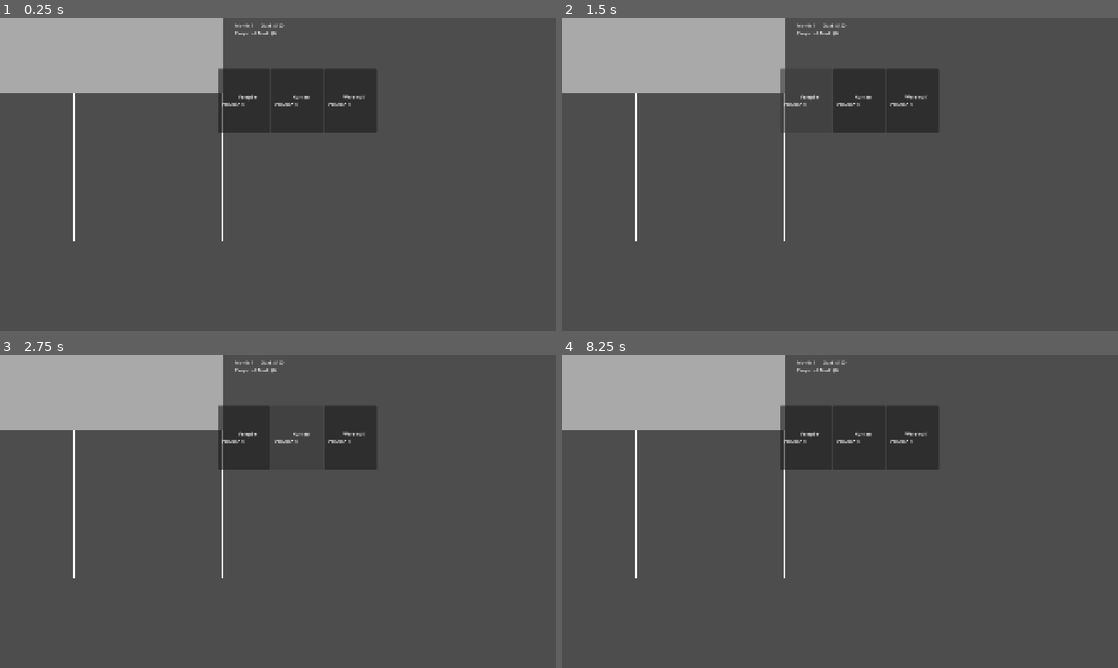
Above: before the commit, frames 1-4 (two rows, left to right).
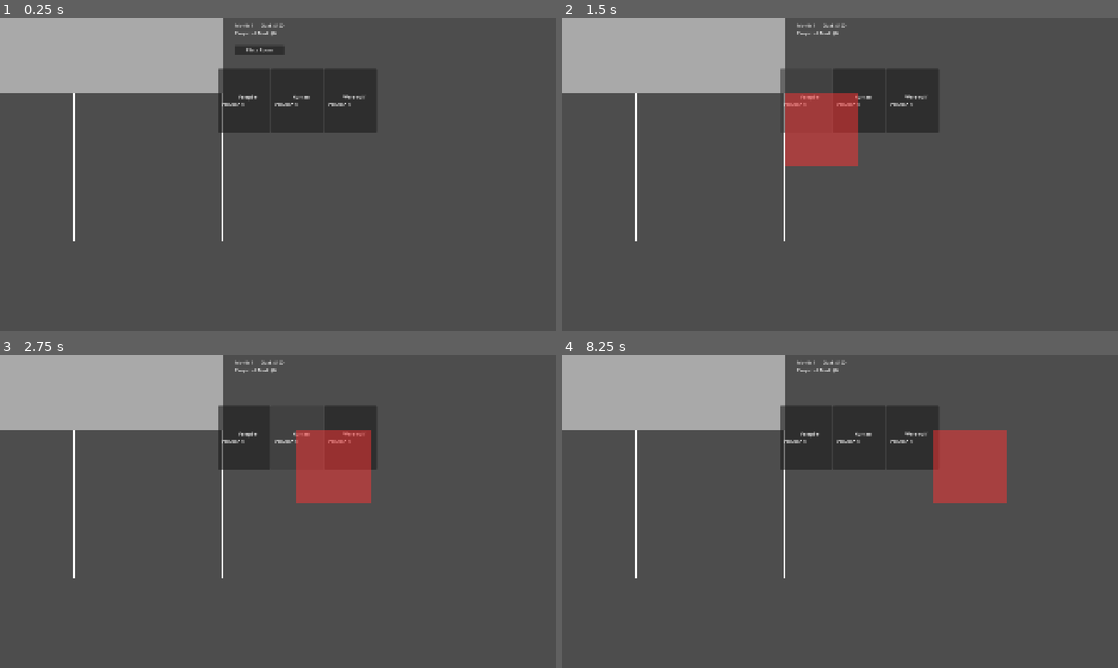
Above: after the commit, the same moments.

Repository: InnocentFishGames/MonsterLandlord
Game: Godot game, scene res://main/game/game.tscn
The game is run twice, just before and just after one commit, with the same random seed, the same clock (stepped at 60 frames per second) and the same inputs.
Inputs (mouse positions are in pixels of both pictures, inside the frame that each line leads up to):
- Up to frame 1 (0.25 s): no input
- Up to frame 2 (1.5 s): click (823, 49) at 0.5 s, where only the run after the commit has a clickable "Place Room"; click (806, 99) at 1.25 s
- Up to frame 3 (2.75 s): click (300, 436) at 2.02 s
- Up to frame 4 (8.25 s): click (912, 436) at 2.77 s; click (806, 436) at 3.5 s; click (862, 436) at 4.27 s; click (912, 436) at 5.02 s; click (806, 436) at 5.75 s; click (862, 436) at 6.52 s; click (912, 436) at 7.27 s; tap Enter at 8 s; move the mouse to (962, 495) at 8.02 s; click (962, 495) at 8.17 s

The runs differ from the first frame. In frame 1, 0.2% of the frame differs, in the area x 42-52%, y 9-12%; in frame 2, 3.1%; in frame 3, 3.1%, in the area x 53-67%, y 24-48%; in frame 4, 3.1%.

Commit message:
commit after using cursor

Diff:
--- a/main/game/game.gd
+++ b/main/game/game.gd
@@ -103,6 +103,14 @@
 		_on_restart_requested
 	)
 
+	hud.place_room_requested.connect(
+		_on_place_room_requested
+	)
+
+	placement_controller.placement_cancelled.connect(
+		_on_placement_cancelled
+	)
+
 	# Begin gameplay only after configuration and connections succeed.
 	if not _create_test_rooms():
 		return
@@ -193,6 +201,21 @@
 	# Passing permits advancement; failing offers a fresh run.
 	hud.set_next_month_available(goal_met)
 	hud.set_restart_available(not goal_met)
+	# Room acquisition is only for the active month, not result screens.
+	hud.set_place_room_available(false)
+
+
+func _on_place_room_requested() -> void:
+	# Uses the same Luxury definition as the starting rooms.
+	# This is a test hook, not a reward or purchase.
+	hud.set_place_room_available(false)
+
+	if not placement_controller.start_placement(starting_room_resource):
+		hud.set_place_room_available(true)
+
+
+func _on_placement_cancelled() -> void:
+	hud.set_place_room_available(true)
 
 
 func _on_placement_confirmed(
@@ -207,9 +230,13 @@
 		push_error(
 			"Game: RoomManager failed to add the confirmed room."
 		)
+		hud.set_place_room_available(true)
 		return
 
 	placement_controller.finish_placement()
+	hud.set_place_room_available(true)
+	# The new room is empty, so projected rent may change once tenants move.
+	_clear_rent_preview()
 
 
 func _on_tenant_hovered(
@@ -303,6 +330,8 @@
 		month_manager.rent_goal
 	)
 
+	hud.set_place_room_available(true)
+
 	# Clear any cached preview and display rent from tenants who stayed.
 	_clear_rent_preview()
 
--- a/main/placement/placement_controller.gd
+++ b/main/placement/placement_controller.gd
@@ -115,21 +115,17 @@
 
 func start_placement(
 	new_room_resource: RoomResource
-) -> void:
+) -> bool:
 	# RoomResource enters the component here.
 	if new_room_resource == null:
 		push_error(
 			"PlacementController: Cannot start placement with a null RoomResource."
 		)
-		return
-
-	# This is a gameplay-state check, not dependency validation.
-	# We cannot start another placement while one is already active.
+		return false
+
+	# Cannot start another placement while one is already active.
 	if room_resource != null:
-		push_warning(
-			"PlacementController: Cannot start a new placement while another placement is active."
-		)
-		return
+		return false
 
 	# Configure the preview before activating placement.
 	# If dimensions are invalid, leave placement inactive.
@@ -137,11 +133,12 @@
 		new_room_resource.size,
 		grid_component.grid_size
 	):
-		return
+		return false
 
 	room_resource = new_room_resource
 
 	placement_preview.show()
+	return true
 
 func release_placement() -> void:
 	# Releasing without an active placement is an invalid state transition.
--- a/main/resolution/rent_result.gd
+++ b/main/resolution/rent_result.gd
@@ -3,4 +3,3 @@
 
 
 var total_rent: int = 0
-var room_rent: Dictionary[RoomInstance, int] = {}
--- a/main/resolution/resolution_manager.gd
+++ b/main/resolution/resolution_manager.gd
@@ -172,7 +172,6 @@
 			context
 		)
 
-		result.room_rent[room_instance] = tenant_rent
 		result.total_rent += tenant_rent
 
 	return result
--- a/main/rooms/room.gd
+++ b/main/rooms/room.gd
@@ -104,7 +104,6 @@
 		tenant_instance
 	)
 
-	# An occupied room rejecting a tenant is normal gameplay.
 	if not was_assigned:
 		return
 
@@ -138,12 +137,7 @@
 
 
 func remove_tenant() -> TenantInstance:
-	# Removing from an empty room is a gameplay-state issue,
-	# not a broken dependency.
 	if not room_instance.is_occupied():
-		push_warning(
-			"Room: Cannot remove tenant because the room is empty."
-		)
 		return null
 
 	var removed_tenant: TenantInstance = (
--- a/main/rooms/room_instance.gd
+++ b/main/rooms/room_instance.gd
@@ -5,8 +5,6 @@
 var room_resource: RoomResource
 var grid_position: Vector2i
 
-# A room starts empty.
-# A TenantInstance can be assigned later.
 var tenant_instance: TenantInstance = null
 
 
@@ -32,10 +30,8 @@
 		)
 		return false
 
+	# Occupied rooms rejecting a new tenant is normal gameplay.
 	if tenant_instance != null:
-		push_warning(
-			"RoomInstance: Cannot assign tenant because the room is already occupied."
-		)
 		return false
 
 	tenant_instance = new_tenant_instance
@@ -44,20 +40,10 @@
 
 func remove_tenant() -> TenantInstance:
 	if tenant_instance == null:
-		push_warning(
-			"RoomInstance: Cannot remove tenant because the room is already empty."
-		)
 		return null
 
 	var removed_tenant: TenantInstance = tenant_instance
-
 	tenant_instance = null
-#We return the removed tenant rather than just deleting the reference because
-#later the game might need to know who left.
-#For example, end-of-month processing could eventually do:
-#Is tenant permanent?
-#NO → remove_tenant()
-#YES → leave them alone
 	return removed_tenant
 
 func is_occupied() -> bool:
--- a/main/rooms/room_manager.gd
+++ b/main/rooms/room_manager.gd
@@ -134,24 +134,7 @@
 func is_grid_position_occupied(
 	grid_position: Vector2i
 ) -> bool:
-	for room_instance: RoomInstance in rooms:
-		var room_start: Vector2i = (
-			room_instance.grid_position
-		)
-
-		var room_end: Vector2i = (
-			room_start + room_instance.room_resource.size
-		)
-
-		if (
-			grid_position.x >= room_start.x
-			and grid_position.x < room_end.x
-			and grid_position.y >= room_start.y
-			and grid_position.y < room_end.y
-		):
-			return true
-
-	return false
+	return get_room_at_grid_position(grid_position) != null
 
 
 func is_full() -> bool:
@@ -174,10 +157,7 @@
 func get_room_at_grid_position(
 	grid_position: Vector2i
 ) -> RoomInstance:
-	# Finds the room occupying a specific grid cell.
-	#
-	# This is useful for gameplay systems that need to inspect nearby
-	# rooms without knowing how RoomManager stores its room collection.
+	# A room occupies every cell in its footprint, not only its origin.
 
 	for room_instance: RoomInstance in rooms:
 		var room_start: Vector2i = room_instance.grid_position
--- a/main/ui/hud/hud.gd
+++ b/main/ui/hud/hud.gd
@@ -4,11 +4,14 @@
 
 signal next_month_requested()
 signal restart_requested()
+# Temporary test hook until room rewards or purchases exist.
+signal place_room_requested()
 
 
 @export var rent_display: RentDisplay
 @export var next_month_button: Button
 @export var restart_button: Button
+@export var place_room_button: Button
 
 
 func initialize() -> bool:
@@ -30,6 +33,12 @@
 		)
 		return false
 
+	if place_room_button == null:
+		push_error(
+			"HUD: Place Room Button has not been assigned."
+		)
+		return false
+
 	if not rent_display.initialize():
 		return false
 
@@ -41,7 +50,11 @@
 		_on_restart_button_pressed
 	)
 
-	# Neither action is available before the first result.
+	place_room_button.pressed.connect(
+		_on_place_room_button_pressed
+	)
+
+	# Month results start hidden. Place Room stays visible during play.
 	next_month_button.hide()
 	restart_button.hide()
 
@@ -56,9 +69,17 @@
 	restart_button.visible = available
 
 
+func set_place_room_available(available: bool) -> void:
+	place_room_button.visible = available
+
+
 func _on_next_month_button_pressed() -> void:
 	next_month_requested.emit()
 
 
 func _on_restart_button_pressed() -> void:
 	restart_requested.emit()
+
+
+func _on_place_room_button_pressed() -> void:
+	place_room_requested.emit()
--- a/main/ui/hud/hud.tscn
+++ b/main/ui/hud/hud.tscn
@@ -3,11 +3,12 @@
 [ext_resource type="Script" uid="uid://d1xew1gxltpon" path="res://main/ui/hud/hud.gd" id="1_pl8eb"]
 [ext_resource type="Script" uid="uid://du7nvd7epeq6t" path="res://main/ui/hud/rent_display.gd" id="1_rhrjo"]
 
-[node name="Hud" type="CanvasLayer" unique_id=1913822774 node_paths=PackedStringArray("rent_display", "next_month_button", "restart_button")]
+[node name="Hud" type="CanvasLayer" unique_id=1913822774 node_paths=PackedStringArray("rent_display", "next_month_button", "restart_button", "place_room_button")]
 script = ExtResource("1_pl8eb")
 rent_display = NodePath("RentDisplay")
 next_month_button = NodePath("RentDisplay/NextMonthButton")
 restart_button = NodePath("RentDisplay/RestartButton")
+place_room_button = NodePath("RentDisplay/PlaceRoomButton")
 
 [node name="RentDisplay" type="VBoxContainer" parent="." unique_id=1357739420 node_paths=PackedStringArray("monthly_goal_label", "projected_rent_label", "month_result_label")]
 offset_left = 811.0
@@ -30,6 +31,10 @@
 [node name="MonthResultLabel" type="Label" parent="RentDisplay" unique_id=470636561]
 layout_mode = 2
 
+[node name="PlaceRoomButton" type="Button" parent="RentDisplay" unique_id=1847263911]
+layout_mode = 2
+text = "Place Room"
+
 [node name="NextMonthButton" type="Button" parent="RentDisplay" unique_id=1306919280]
 layout_mode = 2
 text = "Next Month"
Not shown, removed: .cursor/rules/architecture.mdc
Not shown, removed: .cursor/rules/gdscript-validation.mdc
Not shown, removed: .cursor/rules/godot-working-style.mdc
Not shown, removed: .cursor/rules/keep-code-simple.mdc
